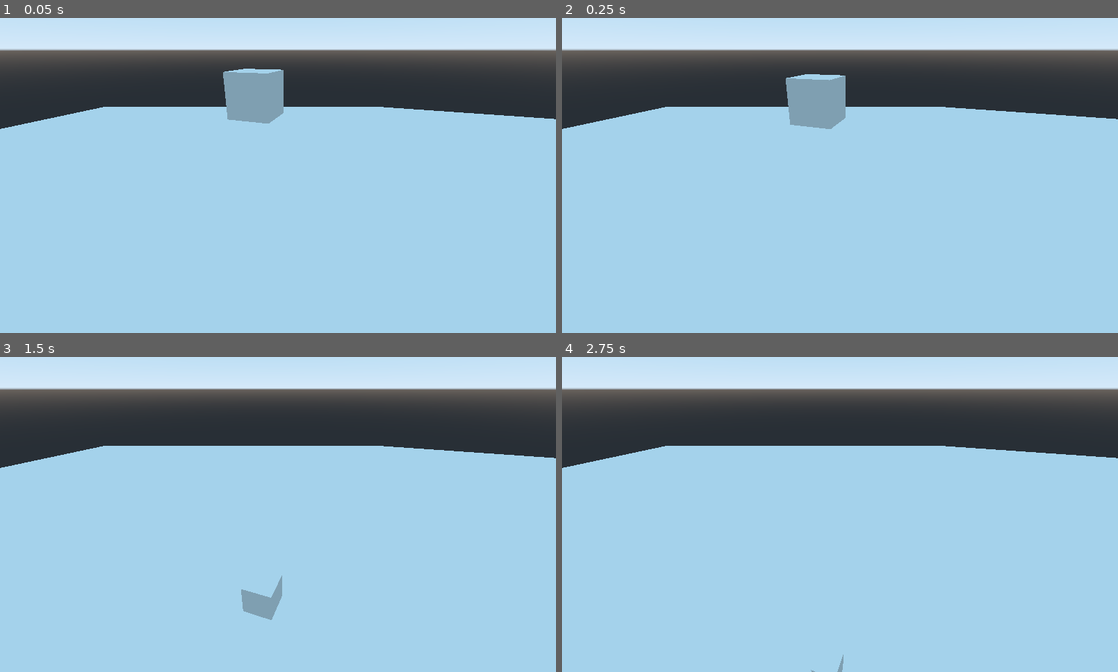
Above: before the commit, frames 1-4 (two rows, left to right).
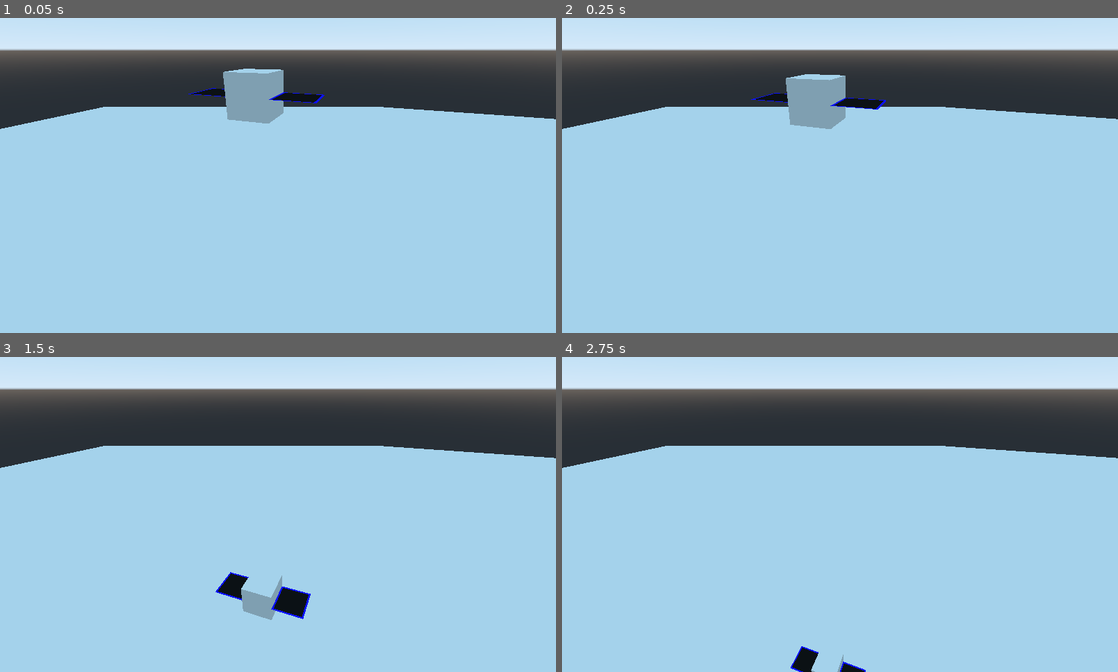
Above: after the commit, the same moments.

Repository: RhodiumTheDev/Moonraker-Simulator
Game: Godot game, scene res://Scenes/Enviroments/Main.tscn
Two runs of this game, one before a commit and one after it. Both use one fixed random seed, a clock stepped at 60 frames per second and the inputs below.
Inputs:
- Up to frame 1 (0.05 s): no input
- Up to frame 2 (0.25 s): no input
- Up to frame 3 (1.5 s): no input
- Up to frame 4 (2.75 s): no input

The runs differ from the first frame. In frame 1, 0.3% of the frame differs, in the area x 33-59%, y 22-28%; in frame 2, 0.4%; in frame 3, 0.8%, in the area x 38-56%, y 68-84%; in frame 4, 0.4%.

Commit message:
DEBUG_MODE for lifting bodies now implemented

Diff:
--- a/Scenes/Aircraft/Aircraft.gd
+++ b/Scenes/Aircraft/Aircraft.gd
@@ -9,7 +9,7 @@
 	# Add all of the Lifting_Bodies to an array
 	for node_path in LIFTING_BODIES:
 		lifting_bodies.append(get_node(node_path))
-		get_node(node_path).set_debug_mode(false)
+		get_node(node_path).set_debug_mode(DEBUG_MODE)
 
 func _physics_process(delta):
 	for lifting_body in lifting_bodies:
--- a/Scenes/Aircraft/Lifting_Body.tscn
+++ b/Scenes/Aircraft/Lifting_Body.tscn
@@ -5,7 +5,7 @@
 [ext_resource path="res://Assets/Materials/wing_shader_material.tres" type="Material" id=3]
 
 [node name="Lifting_Body" type="MeshInstance"]
-transform = Transform( 1, 0, 0, 0, 1, 0, 0, 0, 1, 0, 0, 0 )
 mesh = ExtResource( 2 )
 material/0 = ExtResource( 3 )
 script = ExtResource( 1 )
+DEBUG_MODE = true
--- a/Scenes/Aircraft/Test_Aircraft.tscn
+++ b/Scenes/Aircraft/Test_Aircraft.tscn
@@ -20,6 +20,8 @@
 
 [node name="Lifting_Body" parent="." instance=ExtResource( 1 )]
 transform = Transform( 1, 0, 0, 0, 1, 0, 0, 0, 1, -1, 0, 0 )
+skeleton = NodePath("")
 
 [node name="Lifting_Body2" parent="." instance=ExtResource( 1 )]
 transform = Transform( -1, 0, -3.25841e-07, 0, 1, 0, 3.25841e-07, 0, -1, 1, 0, 0 )
+skeleton = NodePath("")
--- a/Scenes/Enviroments/Main.tscn
+++ b/Scenes/Enviroments/Main.tscn
@@ -14,6 +14,7 @@
 
 [node name="Test_Aircraft" parent="Aircraft" instance=ExtResource( 1 )]
 transform = Transform( 1, 0, 0, 0, 1, 0, 0, 0, 1, 0, 20, 0 )
+DEBUG_MODE = true
 
 [node name="StaticBody" type="StaticBody" parent="."]
 
